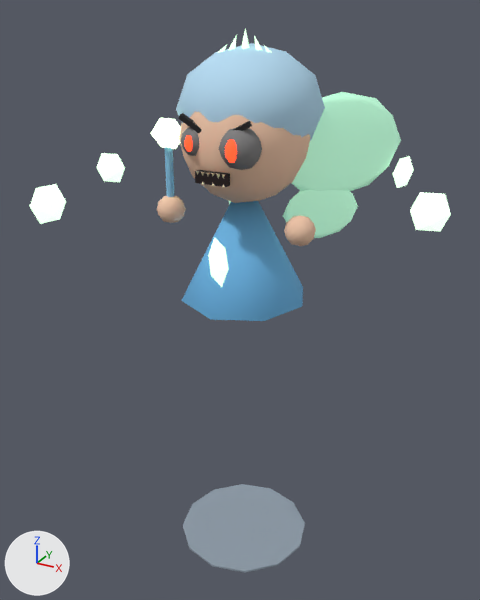
The glTF model models/snow/blizzardFairy.glb, before and after one commit.
Rendered twice from a 50 mm lens placed at (0.73, -1.35, 1.396), pointed at (-0.018, 0.009, 0.716). Arrows for +X, +Y and +Z are at lower left; the lights stay in place. The first picture is the older version. Where no turn or scale is listed for an object, it has been applied to the vertices. Vertices at exactly the same position are counted once.

Objects in the first picture: 'BlizzardFairy_shadow', 'eyeL_eyeWhite', 'eyeL_pupilGlow', 'eyeR_eyeWhite', 'eyeR_pupilGlow', 'flake0_flake', 'flake1_flake', 'flake2_flake', 'float_brow', 'float_dress', 'float_fangs', 'float_hair', 'float_skin', 'handL_skin', 'handR_skin', 'star_wandStar', 'wingL_wing' and 5 more.
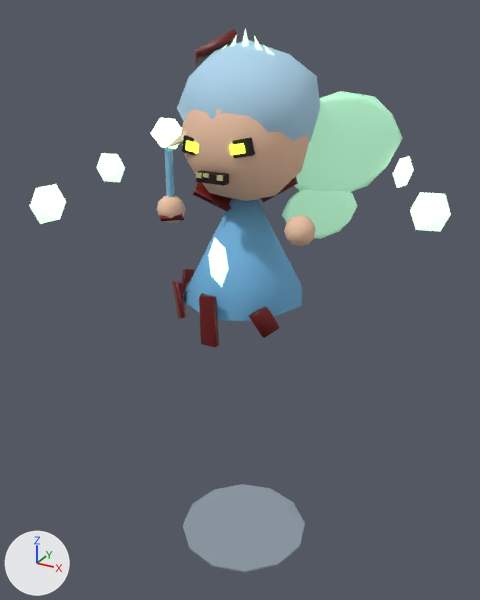
Edits to the bpy script that builds the scene:
```text
Change me_mesh_17:
    remove me_mesh_17.from_pydata(...)  # 92 vertices, 180 faces; spans x -0.148..0.146, y -0.148..0.149, z -0.027..0.267
    add me_mesh_17.from_pydata(...)  # 42 vertices, 80 faces; spans x -0.147..0.148, y -0.15..0.148, z -0.03..0.267
    me_mesh_17 part 1: the whole mesh is rebuilt
Change me_mesh_18:
    remove me_mesh_18.from_pydata(...)  # 42 vertices, 80 faces; spans x -0.166..0.166, y -0.141..0.187, z 0.038..0.318
    add me_mesh_18.from_pydata(...)  # 42 vertices, 80 faces; spans x -0.165..0.16, y -0.133..0.191, z 0.04..0.324
    me_mesh_18 part 2: 42 of 42 vertices moved; they spanned x -0.166..0.166, y -0.141..0.187, z 0.038..0.318 and now span x -0.165..0.16, y -0.133..0.191, z 0.04..0.324; mean shift (0.0, 0.002, 0.0)
Add me_mesh_10_1:
    me_mesh_10_1.from_pydata([(-0.0385, 0.0069, -0.0204), (-0.0023, -0.0414, -0.0194), (-0.039, 0.0094, -0.0053), (-0.0068, -0.039, -0.0083), (0.0039, 0.0409, -0.0065), (0.0385, -0.0116, -0.0077), (0.0019, 0.0408, -0.025), (0.0435, -0.0094, -0.0191)], [], [(0, 1, 2), (1, 3, 2), (4, 5, 6), (5, 7, 6), (4, 6, 2), (6, 0, 2), (7, 5, 1), (5, 3, 1), (6, 7, 0), (7, 1, 0), (2, 3, 4), (3, 5, 4)])
    me_mesh_10_1.materials.append(mat_blood)  # dark red #6e1212
Add me_mesh_3_1:
    me_mesh_3_1.from_pydata([(0.0173, -0.018, 0.0076), (0.0144, -0.018, -0.0122), (0.0173, 0.002, 0.0076), (0.0144, 0.002, -0.0122), (-0.0144, 0.002, 0.0122), (-0.0173, 0.002, -0.0076), (-0.0144, -0.018, 0.0122), (-0.0173, -0.018, -0.0076)], [], [(0, 1, 2), (1, 3, 2), (4, 5, 6), (5, 7, 6), (4, 6, 2), (6, 0, 2), (7, 5, 1), (5, 3, 1), (6, 7, 0), (7, 1, 0), (2, 3, 4), (3, 5, 4)])
    me_mesh_3_1.materials.append(mat_zombieeye)  # green #d8ff3a, glowing green #d8ff3a
Add me_mesh_2_1:
    me_mesh_2_1.from_pydata([(0.0293, -0.012, 0.014), (0.0242, -0.012, -0.0217), (0.0293, 0.012, 0.014), (0.0242, 0.012, -0.0217), (-0.0242, 0.012, 0.0217), (-0.0293, 0.012, -0.014), (-0.0242, -0.012, 0.0217), (-0.0293, -0.012, -0.014)], [], [(0, 1, 2), (1, 3, 2), (4, 5, 6), (5, 7, 6), (4, 6, 2), (6, 0, 2), (7, 5, 1), (5, 3, 1), (6, 7, 0), (7, 1, 0), (2, 3, 4), (3, 5, 4)])
    me_mesh_2_1.materials.append(mat_socket)  # black #1a0b0b
Add me_mesh_1_1:
    me_mesh_1_1.from_pydata([(0.0136, -0.018, 0.0131), (0.0177, -0.018, -0.0065), (0.0136, 0.002, 0.0131), (0.0177, 0.002, -0.0065), (-0.0177, 0.002, 0.0065), (-0.0136, 0.002, -0.0131), (-0.0177, -0.018, 0.0065), (-0.0136, -0.018, -0.0131)], [], [(0, 1, 2), (1, 3, 2), (4, 5, 6), (5, 7, 6), (4, 6, 2), (6, 0, 2), (7, 5, 1), (5, 3, 1), (6, 7, 0), (7, 1, 0), (2, 3, 4), (3, 5, 4)])
    me_mesh_1_1.materials.append(mat_zombieeye)  # green #d8ff3a, glowing green #d8ff3a
Add me_mesh_0_1:
    me_mesh_0_1.from_pydata([(0.0227, -0.012, 0.0232), (0.0301, -0.012, -0.0121), (0.0227, 0.012, 0.0232), (0.0301, 0.012, -0.0121), (-0.0301, 0.012, 0.0121), (-0.0227, 0.012, -0.0232), (-0.0301, -0.012, 0.0121), (-0.0227, -0.012, -0.0232)], [], [(0, 1, 2), (1, 3, 2), (4, 5, 6), (5, 7, 6), (4, 6, 2), (6, 0, 2), (7, 5, 1), (5, 3, 1), (6, 7, 0), (7, 1, 0), (2, 3, 4), (3, 5, 4)])
    me_mesh_0_1.materials.append(mat_socket)  # black #1a0b0b
Remove ob_eyel_eyewhite:
    ob_eyel_eyewhite = bpy.data.objects.new('eyeL_eyeWhite', me_mesh_0)
Remove ob_eyel_pupilglow:
    ob_eyel_pupilglow = bpy.data.objects.new('eyeL_pupilGlow', me_mesh_1)
Remove ob_eyer_eyewhite:
    ob_eyer_eyewhite = bpy.data.objects.new('eyeR_eyeWhite', me_mesh_2)
Remove ob_eyer_pupilglow:
    ob_eyer_pupilglow = bpy.data.objects.new('eyeR_pupilGlow', me_mesh_3)
Remove ob_float_brow:
    ob_float_brow = bpy.data.objects.new('float_brow', me_mesh_19)
Remove ob_float_fangs:
    ob_float_fangs = bpy.data.objects.new('float_fangs', me_mesh_21)
Add ob_float_bone:
    ob_float_bone = bpy.data.objects.new('float_bone', me_mesh_24_1)  # 18 vertices, 24 faces; spans x -0.188..0.015, y -0.161..0.112, z 0.026..0.151; in mat_bone (beige #d9d2b6)
    ob_float_bone.location = (0.0, 0.0, 1.008)
Add ob_float_blood:
    ob_float_blood = bpy.data.objects.new('float_blood', me_mesh_23_1)  # 72 vertices, 108 faces; spans x -0.178..0.141, y -0.175..0.156, z -0.339..0.346; in mat_blood (dark red #6e1212)
    ob_float_blood.location = (0.0, 0.0, 1.008)
Add ob_float_zombieteeth:
    ob_float_zombieteeth = bpy.data.objects.new('float_zombieTeeth', me_mesh_21_1)  # a box spanning x -0.0328..-0.019, y -0.1598..-0.1458, z 0.0554..0.0663; a box spanning x -0.0155..-0.0017, y -0.1598..-0.1458, z 0.0585..0.0663; a box spanning x 0.019..0.0328, y -0.1598..-0.1458, z 0.0554..0.0663; in mat_zombieteeth (beige #c9be8a)
    ob_float_zombieteeth.location = (0.0, 0.0, 1.008)
Add ob_handr_blood:
    ob_handr_blood = bpy.data.objects.new('handR_blood', me_mesh_10_1)
    ob_handr_blood.location = (-0.17, -0.06, 0.95)
Add ob_eyer_zombieeye:
    ob_eyer_zombieeye = bpy.data.objects.new('eyeR_zombieEye', me_mesh_3_1)
    ob_eyer_zombieeye.location = (-0.055, -0.12, 1.122)
Add ob_eyer_socket:
    ob_eyer_socket = bpy.data.objects.new('eyeR_socket', me_mesh_2_1)
    ob_eyer_socket.location = (-0.055, -0.12, 1.122)
Add ob_eyel_zombieeye:
    ob_eyel_zombieeye = bpy.data.objects.new('eyeL_zombieEye', me_mesh_1_1)
    ob_eyel_zombieeye.location = (0.055, -0.12, 1.128)
Add ob_eyel_socket:
    ob_eyel_socket = bpy.data.objects.new('eyeL_socket', me_mesh_0_1)
    ob_eyel_socket.location = (0.055, -0.12, 1.128)
```

Pixel boxes [x1, y1, x2, y2] of what changed, in the pictures (480 x 600 px):
'float_hair', reshaped: before [176, 43, 325, 141]; after [177, 40, 321, 142]
'float_skin', reshaped: before [179, 112, 310, 203]; after [181, 109, 309, 201]
'float_blood', added: after [172, 29, 298, 348]
'eyeL_eyeWhite', deleted: before [219, 128, 262, 170]
'eyeR_eyeWhite', deleted: before [180, 127, 199, 156]
'float_brow', deleted: before [178, 113, 252, 133]
'eyeL_socket', added: after [232, 138, 255, 158]
'eyeL_pupilGlow', deleted: before [225, 140, 237, 163]
'eyeL_zombieEye', added: after [229, 143, 246, 155]
'eyeR_zombieEye', added: after [185, 140, 199, 154]
'float_zombieTeeth', added: after [196, 171, 224, 181]
'eyeR_socket', added: after [182, 135, 195, 155]
'eyeR_pupilGlow', deleted: before [184, 135, 193, 152]
'handR_blood', added: after [160, 214, 184, 221]
'float_bone', added (mostly hidden): after [166, 131, 187, 148]
'float_fangs', deleted: before [196, 171, 226, 187]
